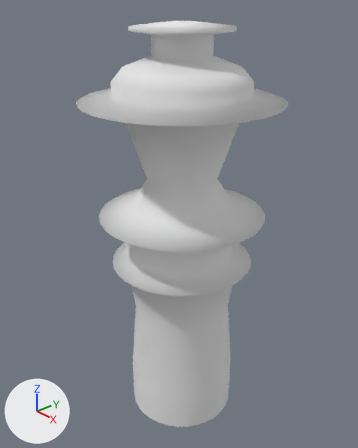
One commit to the Blender file Assets/Scenes/GameScene/Objects/Levels/Surface2/Buildings/building1.blend: the scene before it, then after it.
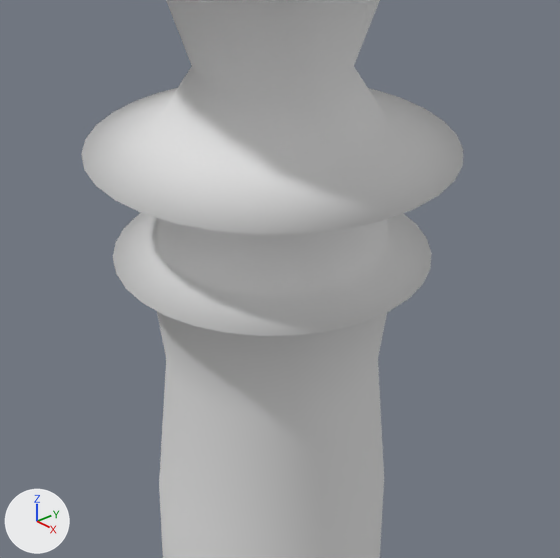
The first picture shows the older version from a 50 mm camera at (6.03, -5.33, 4.72) aimed at (-0.11, 0.03, 0.86). The close-ups show both versions on the part from 18% to 86% of the width and 33% to 88% of the height of that picture. The lights are fixed; the arrows at lower left show +X, +Y and +Z.
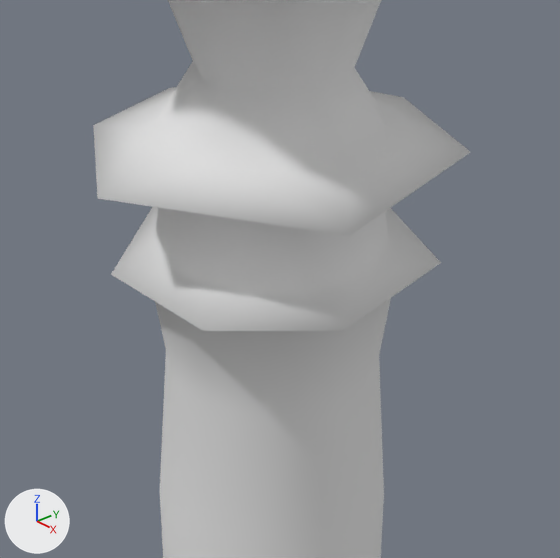
Changed parts and their boxes [x1, y1, x2, y2] in the close-ups (560 x 558 px):
'Cylinder', modifiers changed: before [81, 0, 463, 558]; after [93, 0, 470, 558]

Edits to the bpy script that builds the scene:
```text
Change ob_cylinder:
    add _m = ob_cylinder.modifiers.new('Decimate', 'DECIMATE')
    add _m.ratio = 0.312
```
